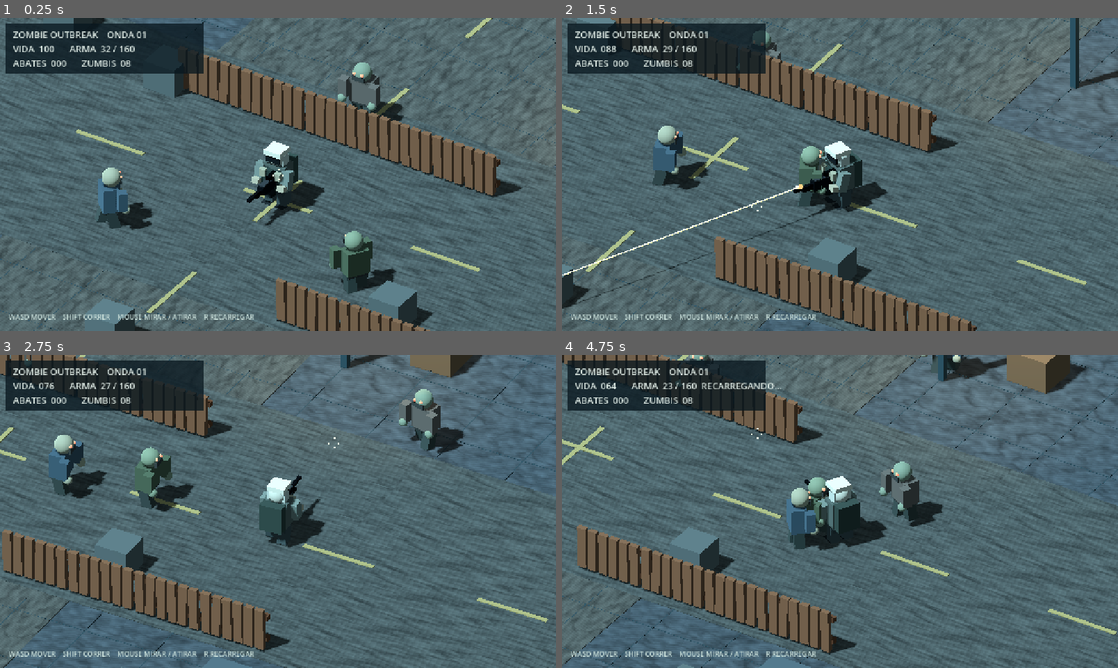
Above: before the commit, frames 1-4 (two rows, left to right).
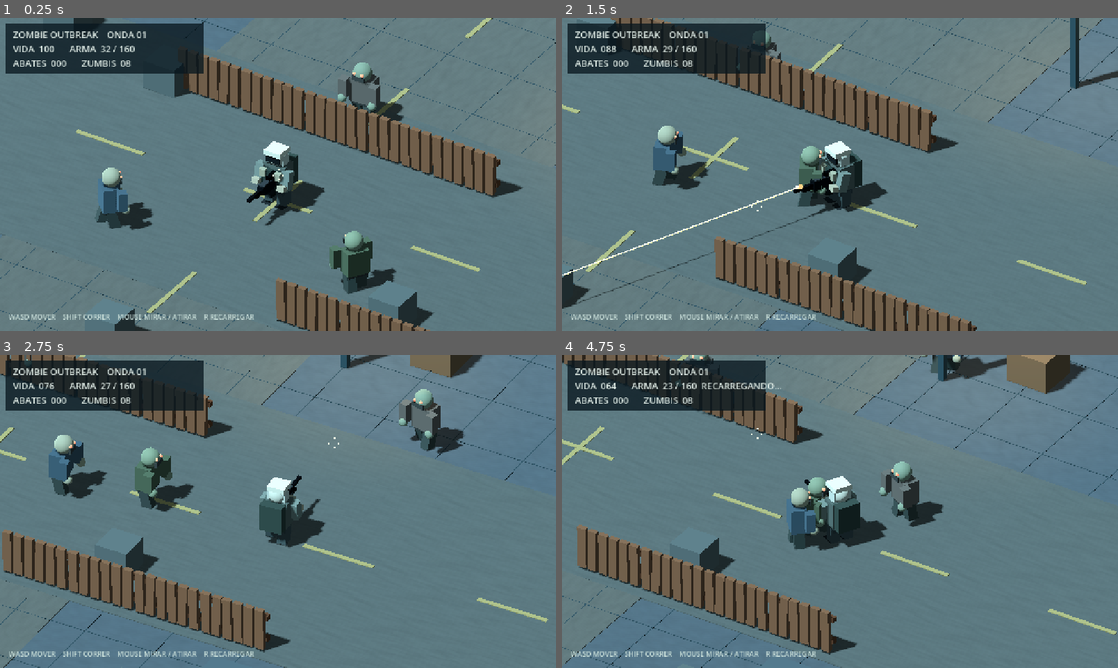
Above: after the commit, the same moments.

Repository: lulualcides-sys/Zumbi
Game: Godot game, scene res://scenes/Main.tscn
The game is run twice, just before and just after one commit, with the same random seed, the same clock (stepped at 60 frames per second) and the same inputs.
Inputs (mouse positions are in pixels of both pictures, inside the frame that each line leads up to):
- Up to frame 1 (0.25 s): no input
- Up to frame 2 (1.5 s): tap Enter at 0.5 s; move the mouse to (962, 158) at 0.52 s; hold D 0.53-1.25 s; hold Enter 0.53-1.25 s; click (962, 158) at 0.67 s; drag from (728, 190) to (812, 237) at 1.27 s
- Up to frame 3 (2.75 s): move the mouse to (333, 442) at 2.02 s; hold D from 2.03 s (still down); hold Shift from 2.03 s (still down)
- Up to frame 4 (4.75 s): release D at 2.75 s; release Shift at 2.75 s; drag from (812, 574) to (673, 464) at 2.77 s; move the mouse to (1006, 558) at 3.52 s; hold A 3.53-4.25 s; hold R 3.53-4.25 s; drag from (673, 464) to (756, 433) at 4.27 s

The runs differ from the first frame. In frame 1, 26% of the frame differs, in the area x 0-100%, y 0-100%; in frame 2, 26%; in frame 3, 28%; in frame 4, 28%.

Commit message:
art: reduce streaky floor noise to match restrained blue-gray video reference

Diff:
--- a/scripts/SurfaceTextures.gd
+++ b/scripts/SurfaceTextures.gd
@@ -19,7 +19,7 @@
                 var broad := noise.get_noise_2d(float(x), float(y))
                 var fine := float((x * 37 + y * 67) % 31) / 31.0 - 0.5
                 var fracture := absf(cracks.get_noise_2d(float(x), float(y)))
-                var detail := clampf(0.78 + 0.19 * broad + 0.11 * fine - 0.13 * (1.0 - smoothstep(0.0, 0.13, fracture)), 0.42, 1.0)
+                var detail := clampf(0.91 + 0.035 * broad + 0.017 * fine - 0.020 * (1.0 - smoothstep(0.0, 0.13, fracture)), 0.82, 0.98)
                 grain.set_pixel(x, y, Color(detail, detail * 0.99, detail * 0.98, 1.0))
         _asphalt = ImageTexture.create_from_image(grain)
     var material := StandardMaterial3D.new()
